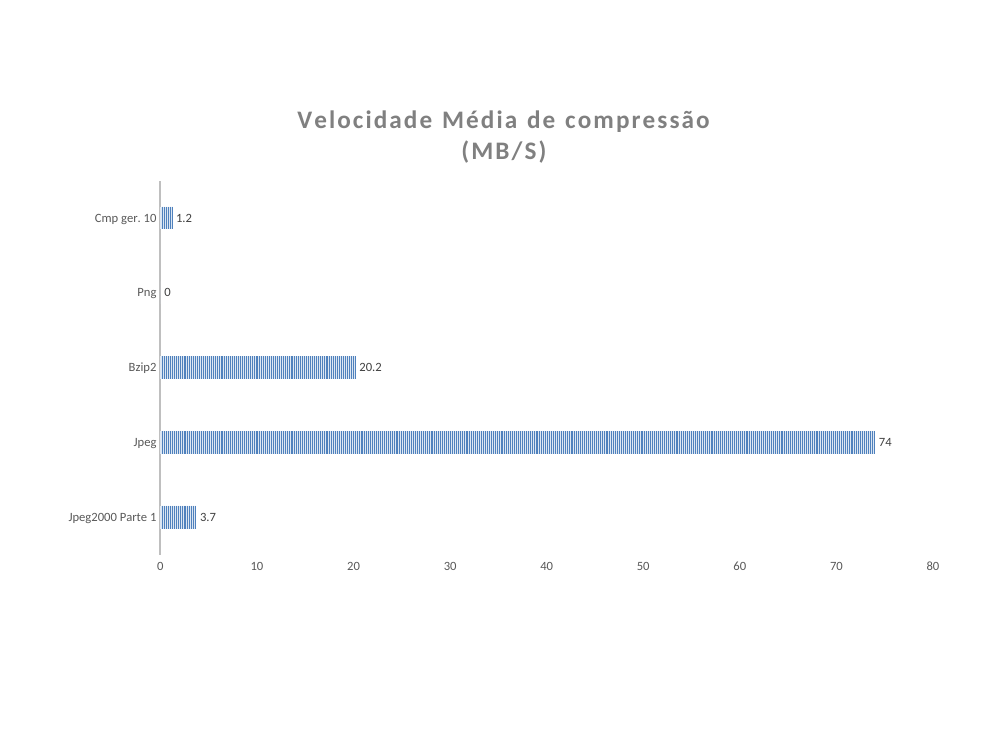
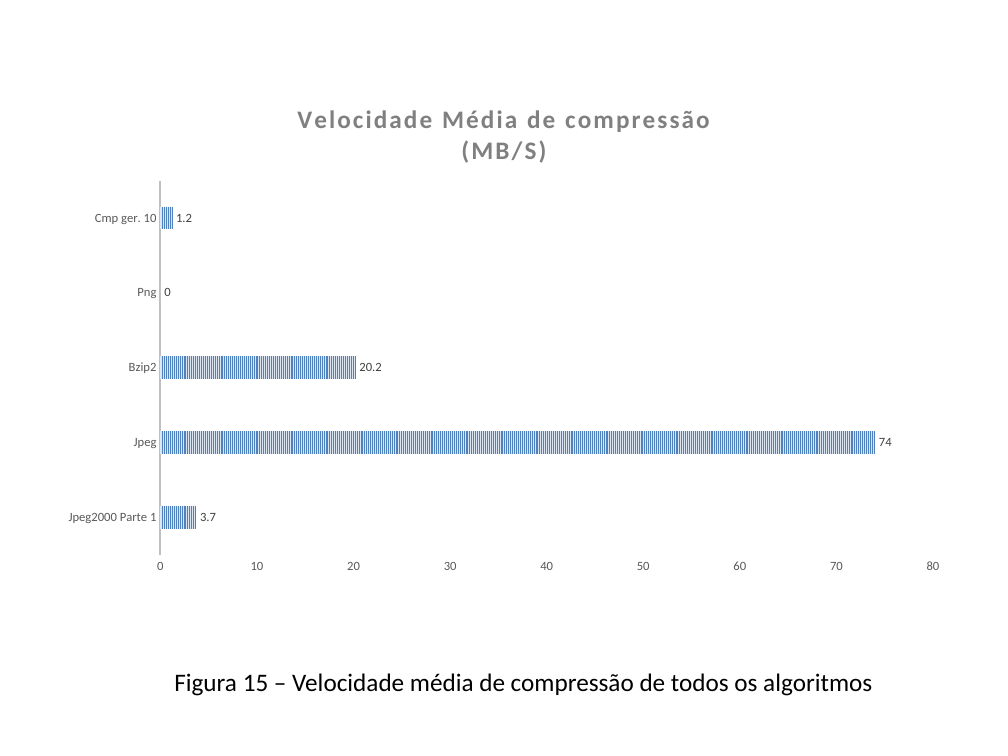
Before and after one commit to smartlord7/EntropicCompressor, a slide deck: slide 18 of research/report/Apresentação.pptx. Drawn at 1008x756 pixels with LibreOffice and Linux fonts; fonts in the diff are those of the drawing. Boxes give left, top, right and bottom in pixels: in the first picture for what was removed or moved away, otherwise in the second. Text is boxed around its words. In the diff, an @@ line names an element or a change of style, - is before the commit and + after.

```diff
--- a/research/report/Apresentação.pptx
+++ b/research/report/Apresentação.pptx
@@ text added at [174,673,872,696], 18 pt, text #000000 @@
+Figura 15 – Velocidade média de compressão de todos os algoritmos
```
Also in this commit, not shown: 9 other slides changed.
